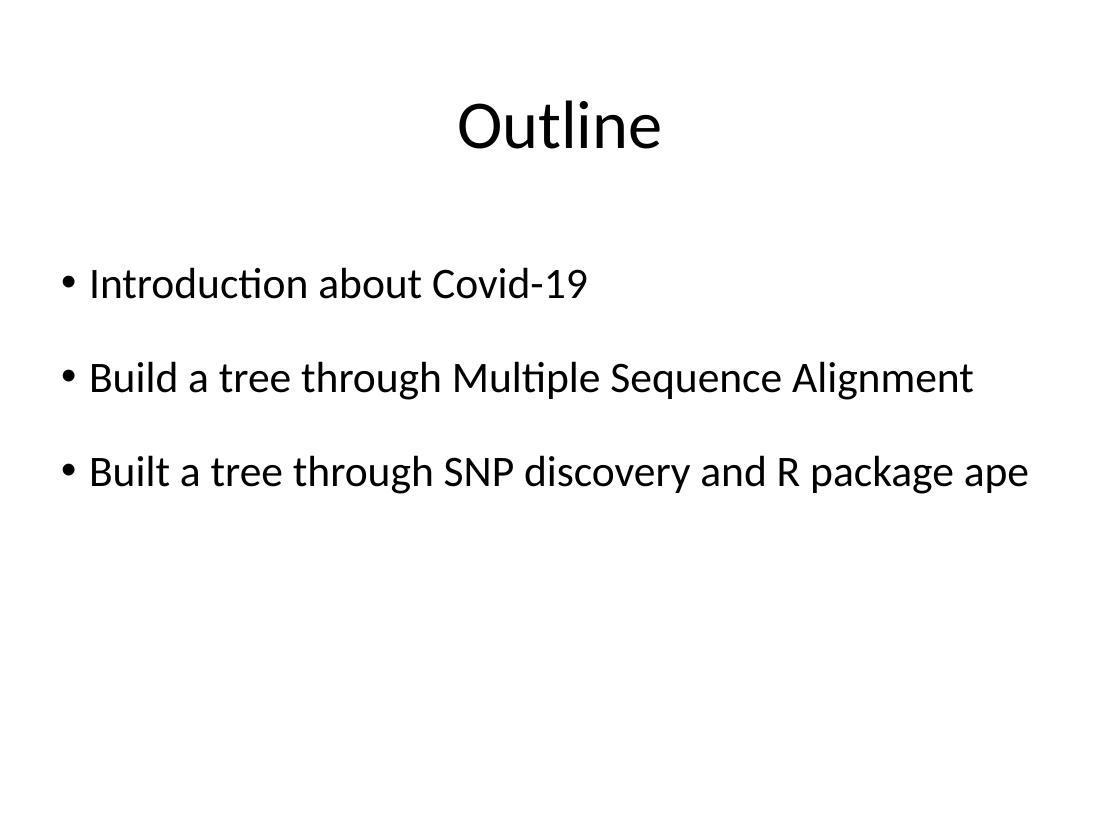
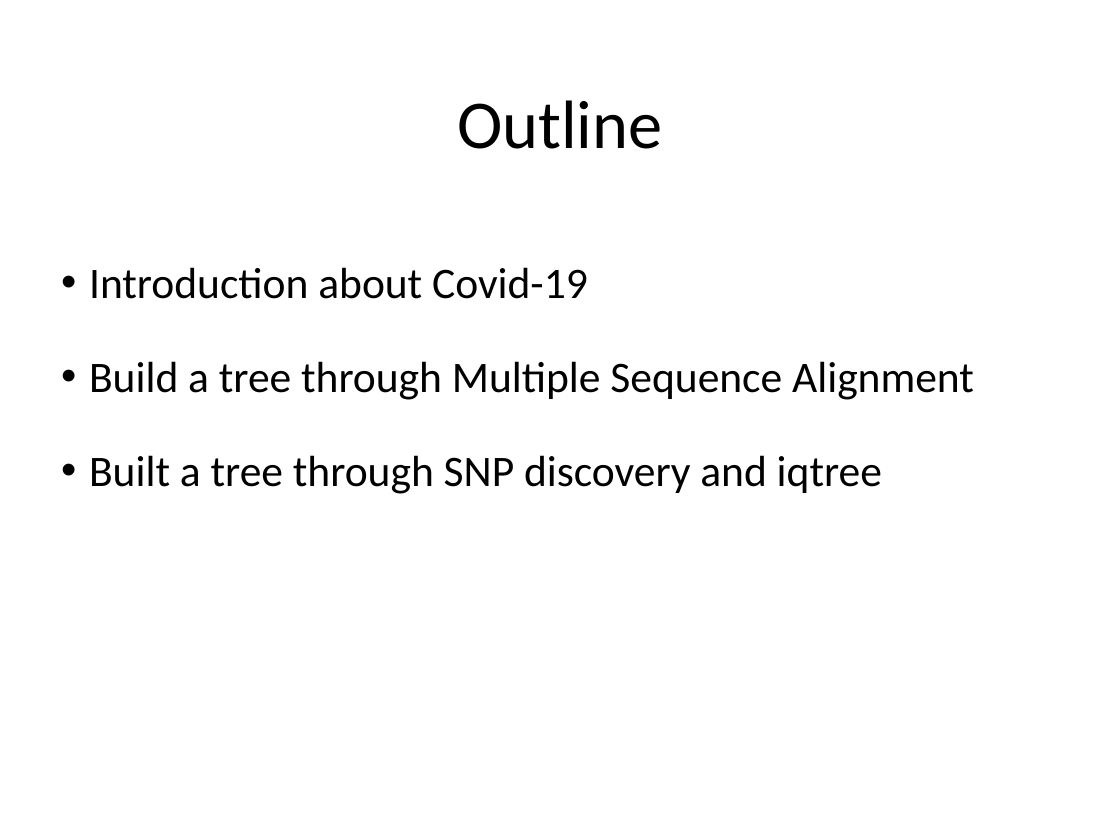
Before and after one commit to liu3zhenlab/teaching, a slide deck: slide 2 of PLPTH813Bioinformatis/2023/lectures/lecture14_BeocatProject.pptx. Drawn at 1120x840 pixels with LibreOffice and Linux fonts; fonts in the diff are those of the drawing. Boxes give left, top, right and bottom in pixels: in the first picture for what was removed or moved away, otherwise in the second. Text is boxed around its words. In the diff, an @@ line names an element or a change of style, - is before the commit and + after.

```diff
--- a/PLPTH813Bioinformatis/2023/lectures/lecture14_BeocatProject.pptx
+++ b/PLPTH813Bioinformatis/2023/lectures/lecture14_BeocatProject.pptx
@@ text at box(89, 455, 882, 494): text changed @@
-• Built a tree through SNP discovery and R package ape
+• Built a tree through SNP discovery and iqtree
```
Also in this commit, not shown: 2 other slides changed, 11 slides added, 5 slides removed, 2 other files.
